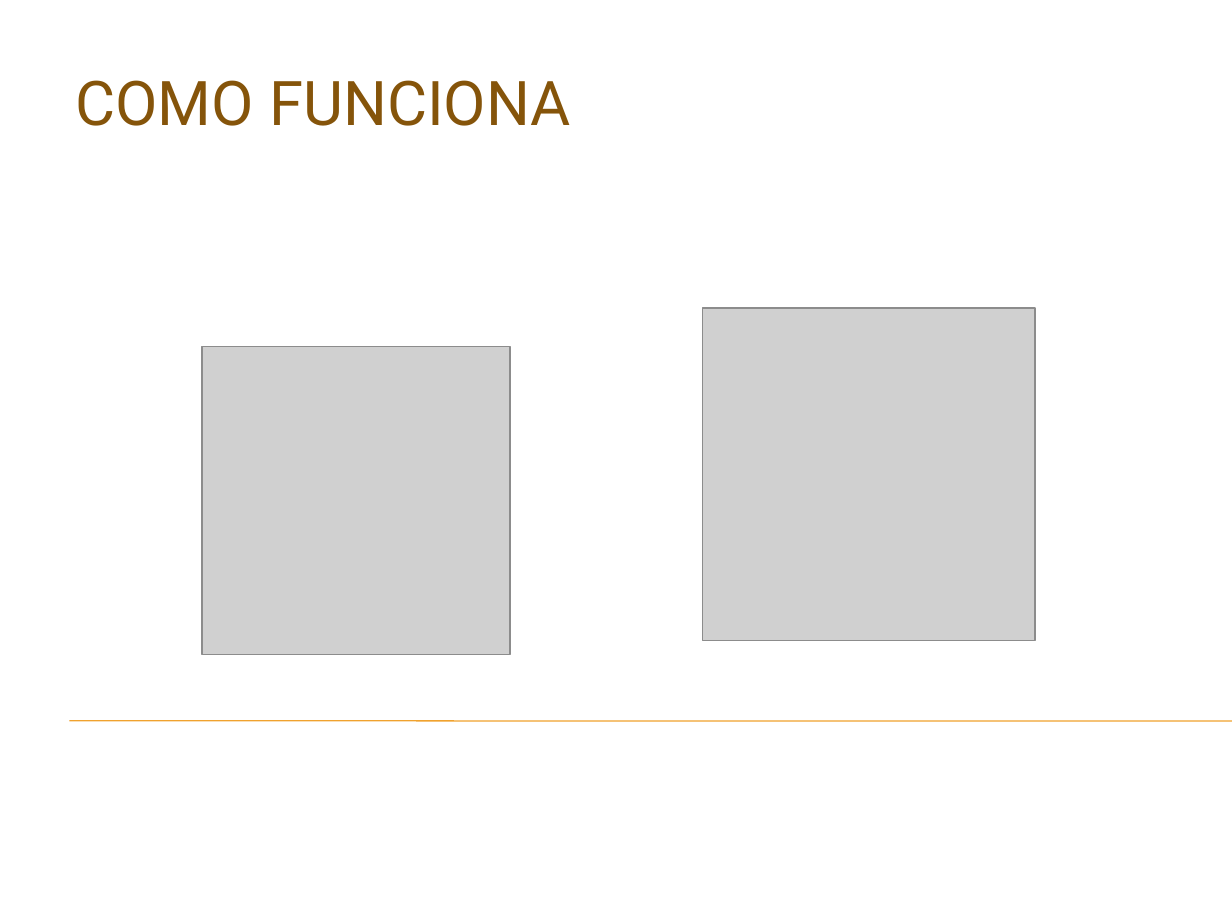
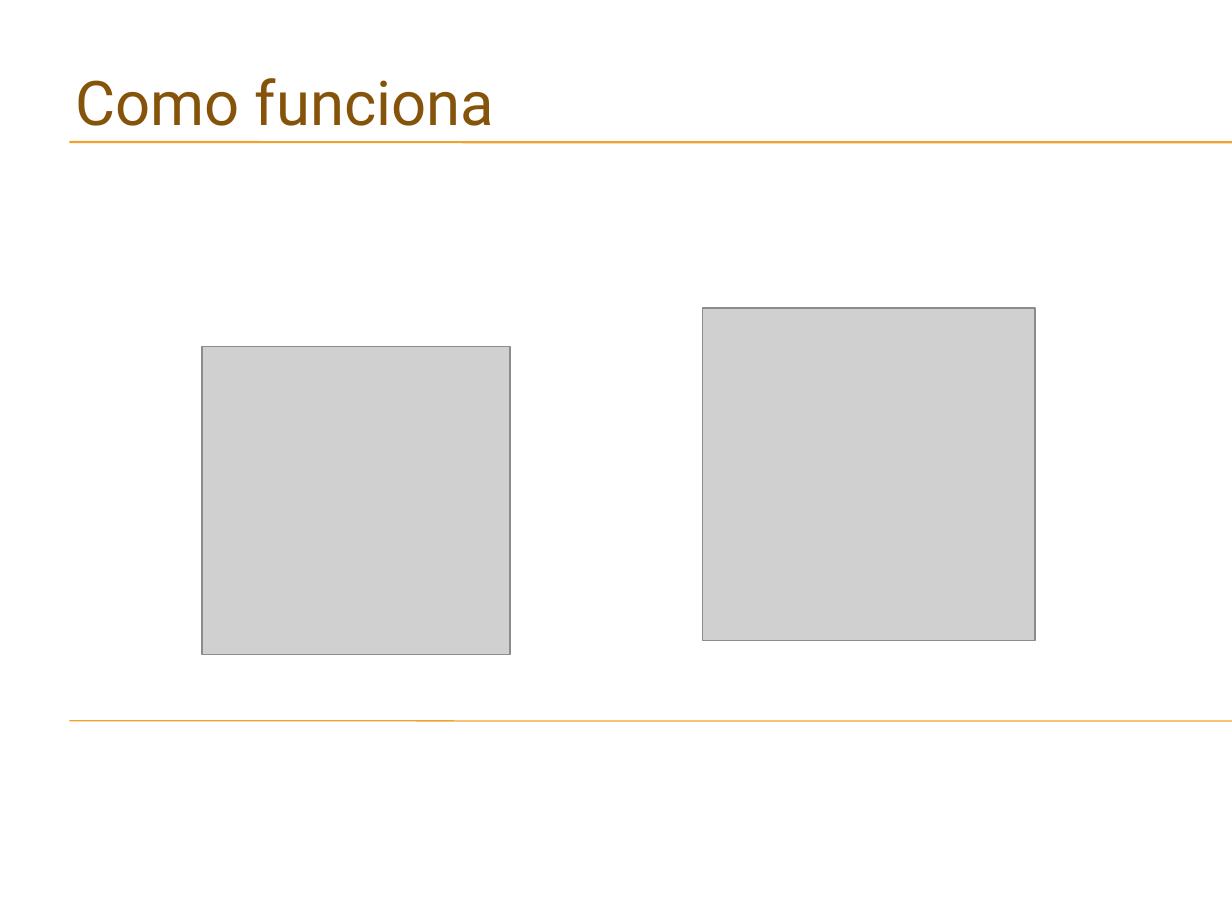
Before and after one commit to daniloaleixo/projeto_engsoft_labbd, a slide deck: slide 6 of Documentação/Apresentação.pptx. Drawn at 1232x924 pixels with LibreOffice and Linux fonts; fonts in the diff are those of the drawing; grey boxes stand for pictures; background and template pictures are left out. Boxes give left, top, right and bottom in pixels: in the first picture for what was removed or moved away, otherwise in the second. Text is boxed around its words. In the diff, an @@ line names an element or a change of style, - is before the commit and + after.

```diff
--- a/Documentação/Apresentação.pptx
+++ b/Documentação/Apresentação.pptx
@@ text at [75, 78, 494, 126]: text changed @@
-COMO FUNCIONA
+Como funciona
@@ line added from (69, 142) to (1232, 142), #F0A22E 0.74 pt @@
@@ line added from (69, 143) to (1232, 143), #F0A22E 0.74 pt @@
```
Also in this commit, not shown: 9 other slides changed, 5 other files.
